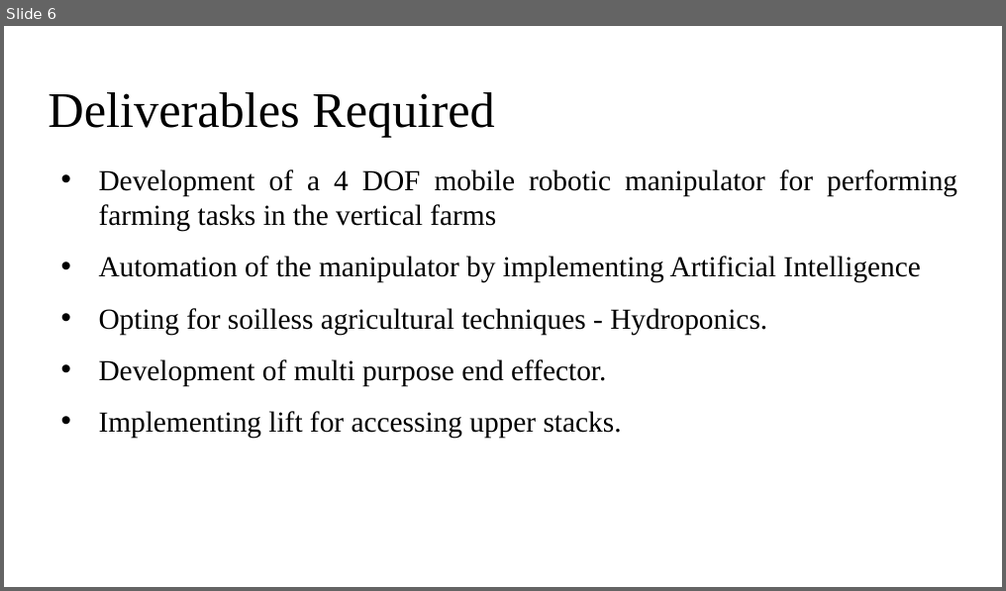
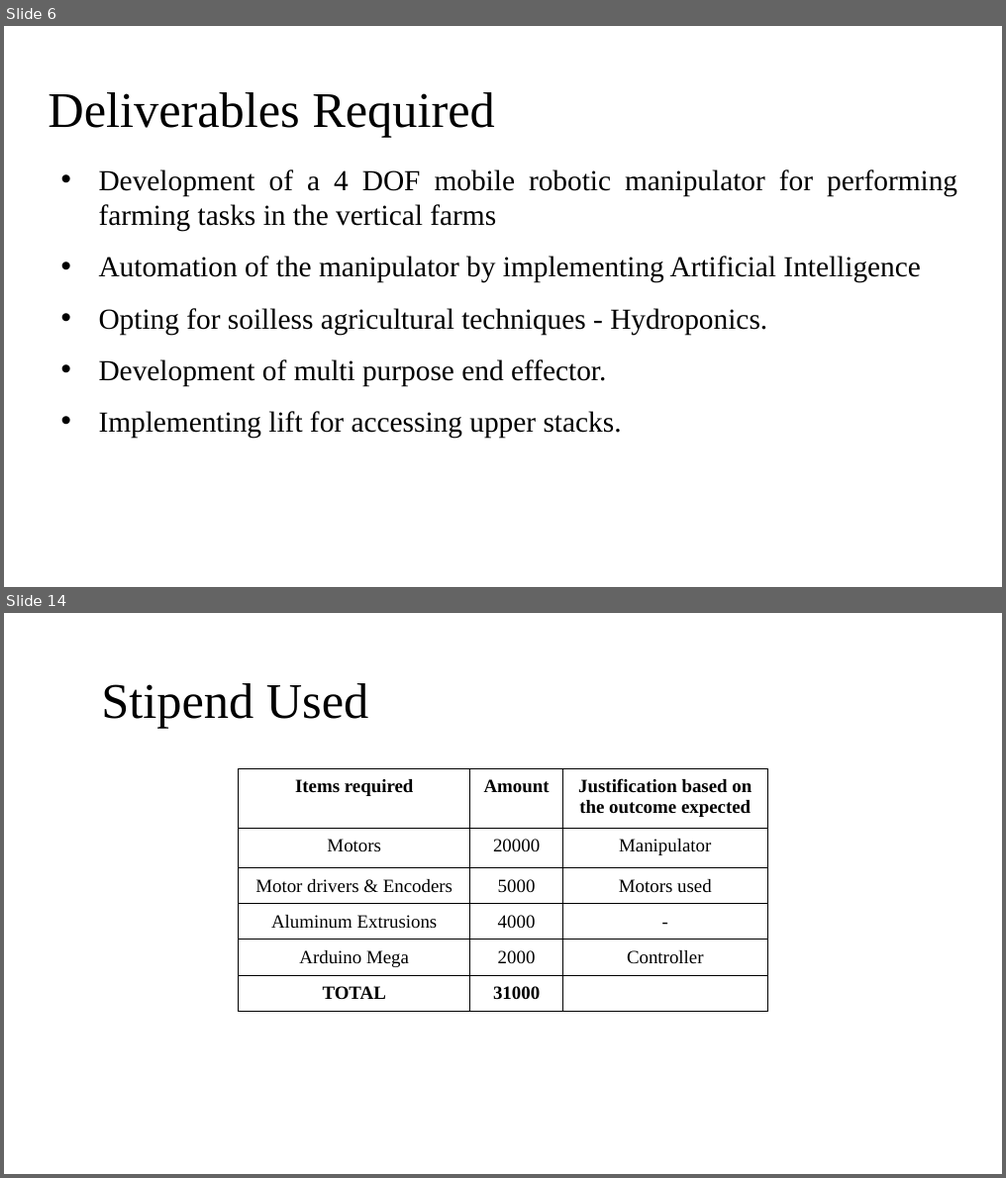
Before and after one commit to Rohith18p/Major-Project, a slide deck: AGNI Fellowship/IPTEF.pptx. Shown one above the other, each under a label of ours: slide 6 before the commit, slides 6 and 14 after it; the slides between them are not shown. The pictures are 1006x591 and 1006x1178 pixels, drawn with LibreOffice and Linux fonts; fonts in the diff are those of the drawing. Boxes give left, top, right and bottom in pixels: in the first picture for what was removed or moved away, otherwise in the second. Text is boxed around its words. In the diff, an @@ line names an element or a change of style, - is before the commit and + after.

```diff
--- a/AGNI Fellowship/IPTEF.pptx
+++ b/AGNI Fellowship/IPTEF.pptx
@@ slide 14 added at [4, 613, 1002, 1174], background #FFFFFF @@
@@ title added at [101, 683, 369, 729], 48 pt, text #000000 @@
+Stipend Used
@@ table added at [239, 768, 768, 1019], 6 rows, 3 columns @@
+Items required | Amount | Justification based on the outcome expected
+Motors | 20000 | Manipulator
+Motor drivers & Encoders | 5000 | Motors used
+Aluminum Extrusions | 4000 | -
+Arduino Mega | 2000 | Controller
+TOTAL | 31000 | 
```
Also in this commit, not shown: 6 slides changed, 13 other slides added, 54 other files.
